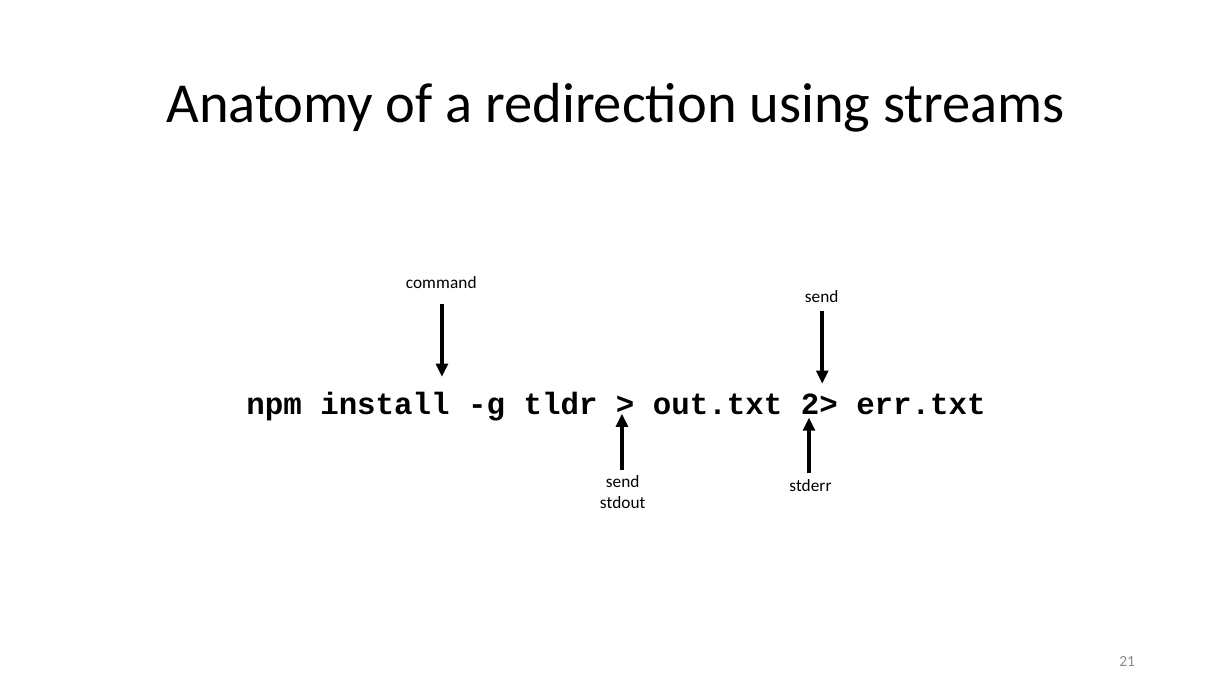
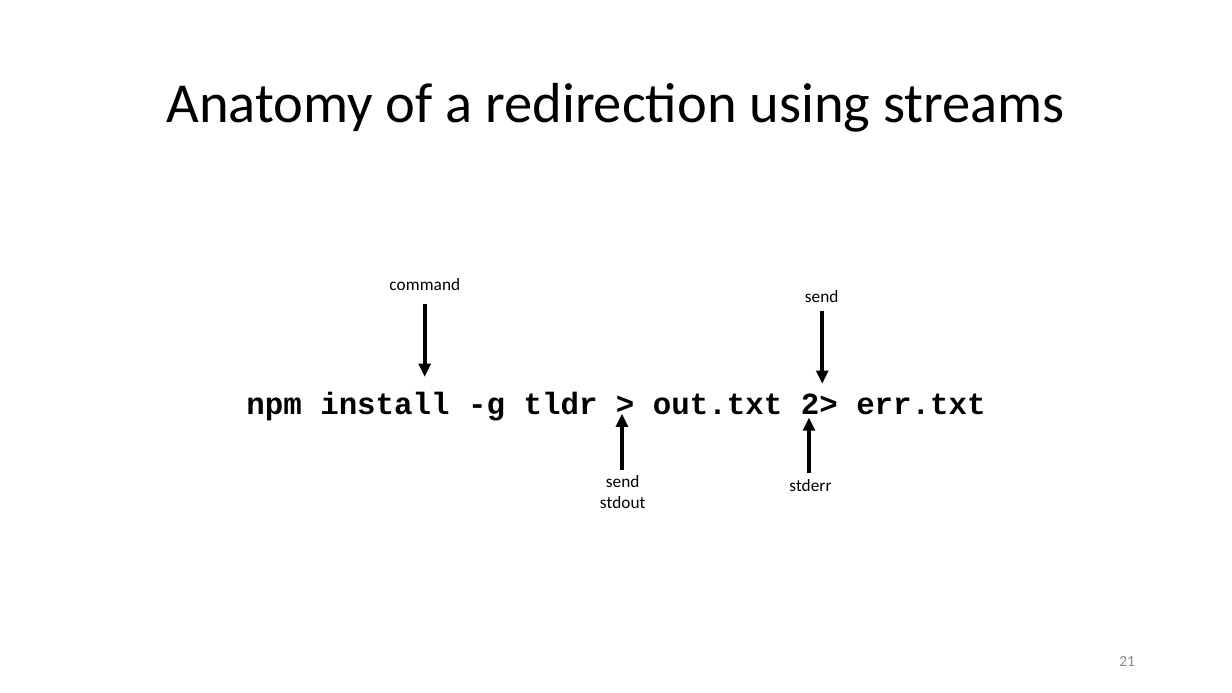
Before and after one commit to ketancmaheshwari/lisa19, a slide deck: slide 21 of lpt_LISA.pptx. Drawn at 1232x693 pixels with LibreOffice and Linux fonts; fonts in the diff are those of the drawing. Boxes give left, top, right and bottom in pixels: in the first picture for what was removed or moved away, otherwise in the second. Text is boxed around its words. In the diff, an @@ line names an element or a change of style, - is before the commit and + after.

Commit message:
added examples on streams and a minor change

```diff
--- a/lpt_LISA.pptx
+++ b/lpt_LISA.pptx
@@ text "command": place and size @@
-text "command" at (406,276,477,288)
+text "command" at (389,278,460,290)
@@ arrow moved from (442, 304) - (442, 377) to (425, 304) - (425, 377) @@
```
Also in this commit, not shown: 4 other slides changed, 1 other file.
